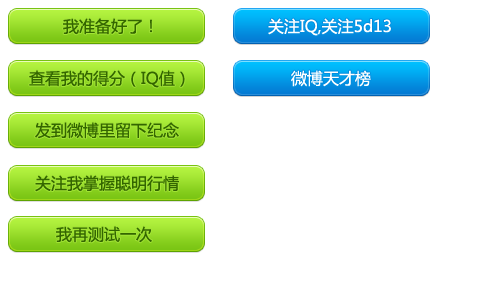
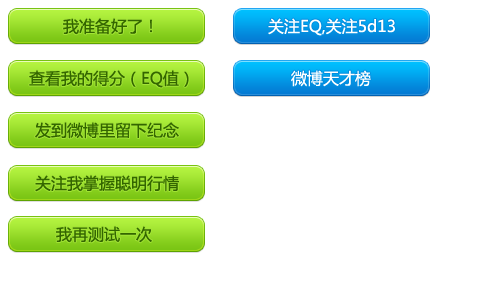
Layered file, before and after one edit (500 x 283). Changes by layer:
renamed "关注IQ,关注5d13" to "关注EQ,关注5d13", painted on it over 268, 18, 395, 36
renamed "查看我的得分（IQ值）" to "查看我的得分（EQ值）", painted on it over 29, 70, 189, 88
